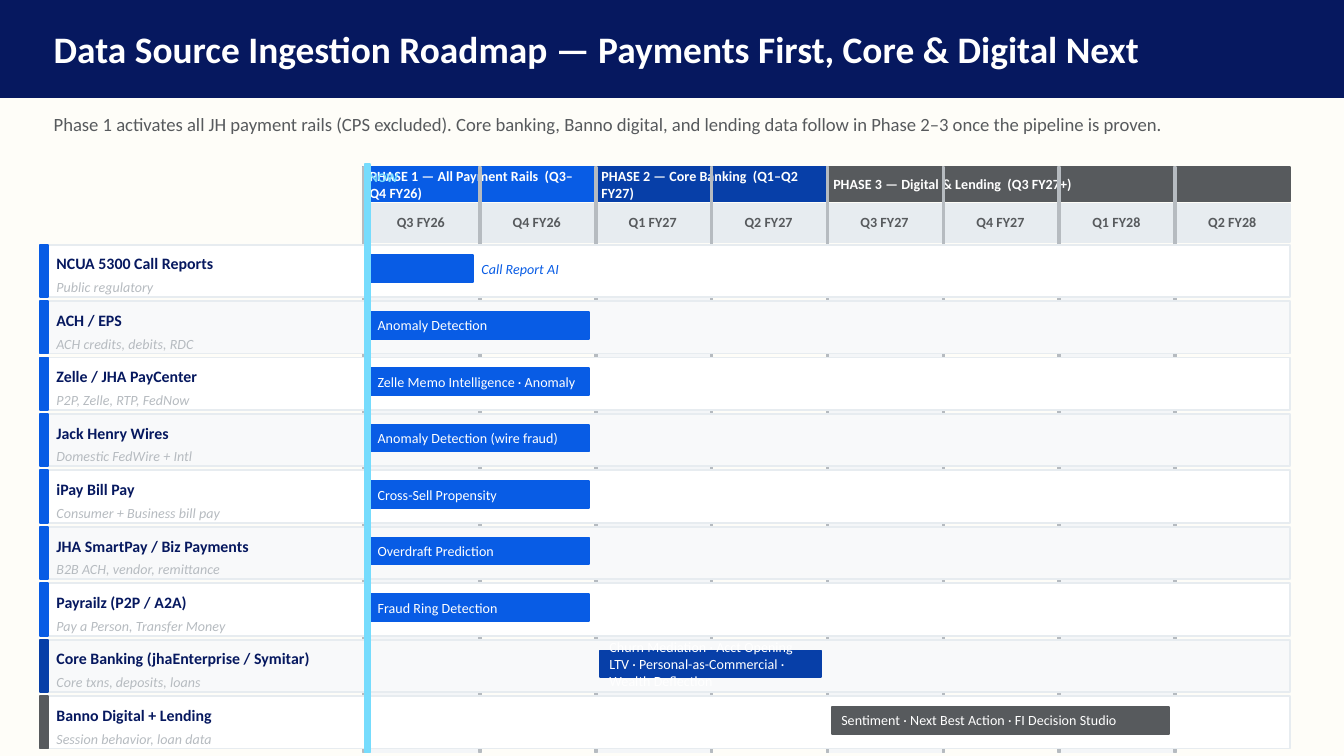
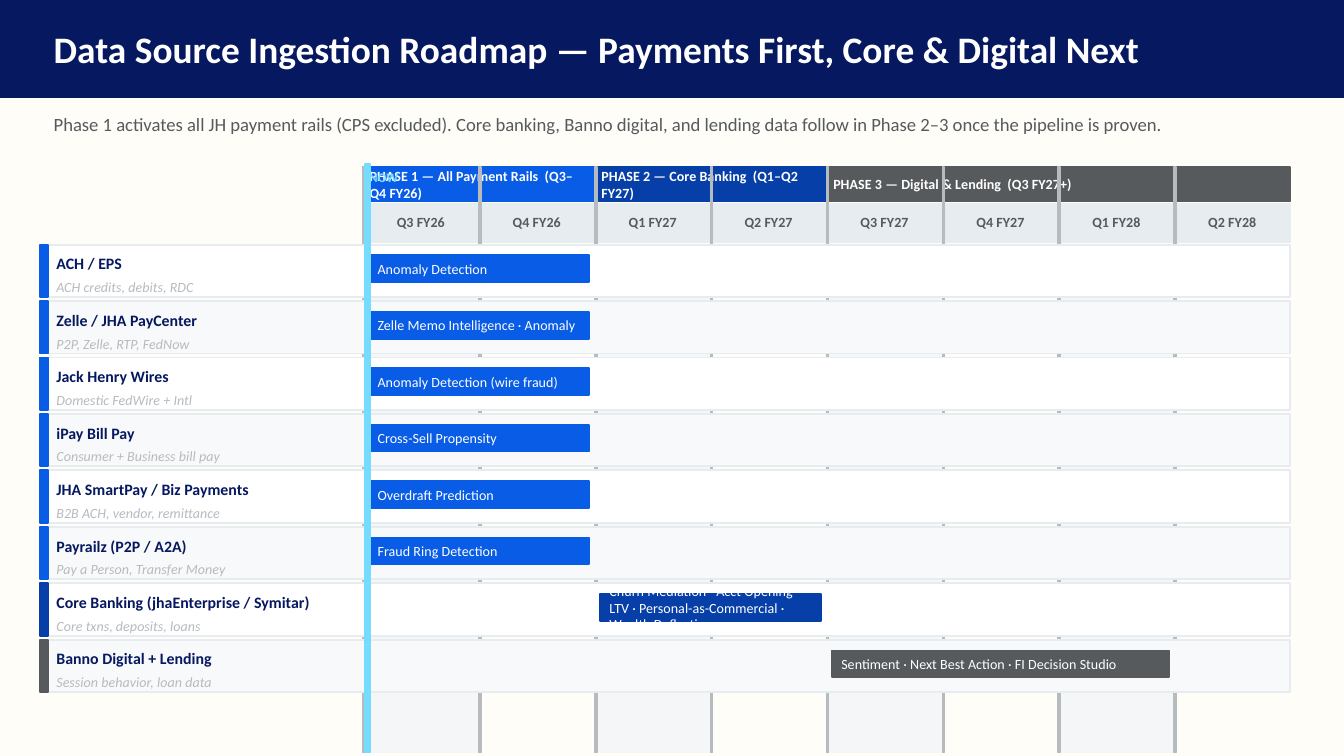
Before and after one commit to MonkeyWrenchGang/jhai_presentations, a slide deck: slide 21 of JH_DS_Strategy_JHBI.pptx. Drawn at 1344x756 pixels with LibreOffice and Linux fonts; fonts in the diff are those of the drawing. Boxes give left, top, right and bottom in pixels: in the first picture for what was removed or moved away, otherwise in the second. Text is boxed around its words. In the diff, an @@ line names an element or a change of style, - is before the commit and + after.

Commit message:
Remove Call Report AI & Account Opening LTV; move Anomaly Detection to Phase 3
- Horizon Pipeline: removed Call Report AI and Account Opening LTV; resized to 3x2 grid (6 Year 2 apps)
- App Delivery Gantt: removed Call Report AI and Account Opening LTV rows; moved Anomaly Detection bar to Phase 3 (Q3 FY27+)
- Phased Roadmap: Phase 2 now has Zelle Memo, Personal-as-Commercial, Gen. Wealth Deflection; Phase 3 adds Anomaly Detection, removes Account Opening LTV
- Data Source Gantt: removed NCUA 5300 Call Reports row; cleaned up Core Banking apps reference
- Updated Horizon callout strip and footer text throughout

```diff
--- a/JH_DS_Strategy_JHBI.pptx
+++ b/JH_DS_Strategy_JHBI.pptx
@@ text removed at <box>56,258,213,272</box> @@
-NCUA 5300 Call Reports
@@ rectangle: place and size @@
-rectangle at <box>368,255,473,282</box>
+rectangle at <box>368,255,590,282</box>
@@ text removed at <box>481,264,559,277</box> @@
-Call Report AI
@@ text removed at <box>56,282,154,294</box> @@
-Public regulatory
@@ rectangle at <box>40,583,48,636</box>: fill #085CE5 to #073FA8; outline #085CE5 1 pt to #073FA8 1 pt @@
@@ rectangle at <box>599,594,821,621</box>: fill #085CE5 to #073FA8; outline #085CE5 1 pt to #073FA8 1 pt @@
@@ rectangle: place and size @@
-rectangle at <box>368,594,590,621</box>
+rectangle at <box>599,594,821,621</box>
@@ rectangle at <box>40,640,48,692</box>: fill #073FA8 to #575A5D; outline #073FA8 1 pt to #575A5D 1 pt @@
@@ rectangle removed at <box>599,650,821,677</box> @@
@@ 24 texts, 1 rectangle: place and size @@
-24 texts, 1 rectangle at <box>56,315,1169,744</box>
+24 texts, 1 rectangle at <box>56,258,1169,687</box>
@@ rectangle removed at <box>40,696,1290,749</box> @@
@@ rectangle removed at <box>40,696,48,749</box> @@
```
Also in this commit, not shown: 5 other slides changed, 1 other file.
